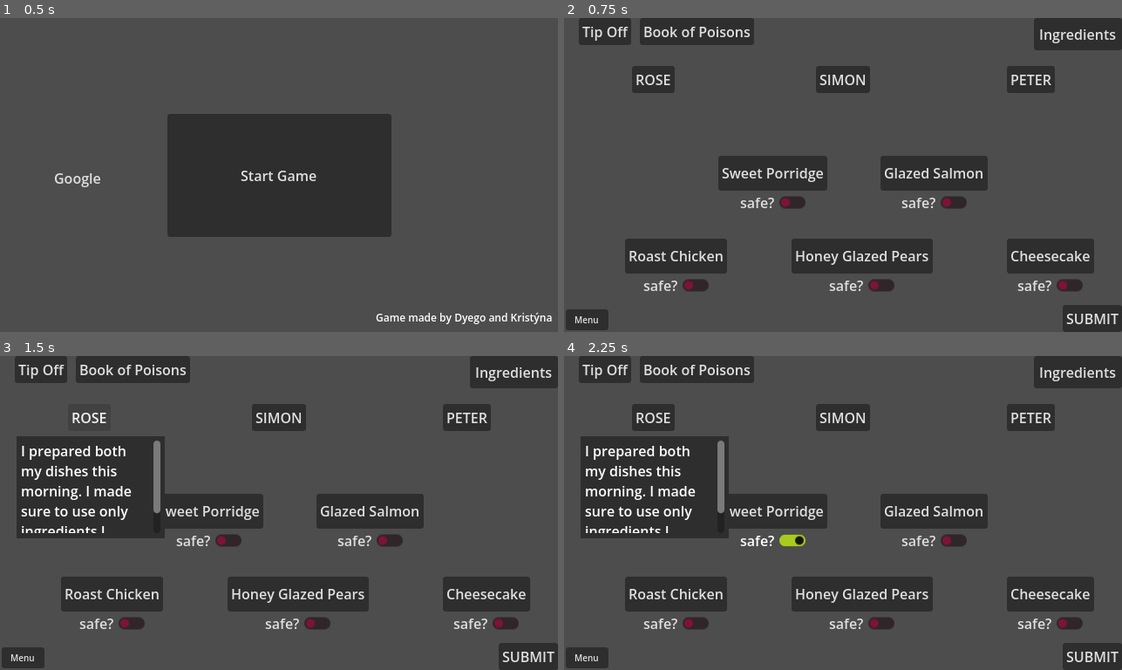
Above: before the commit, frames 1-4 (two rows, left to right).
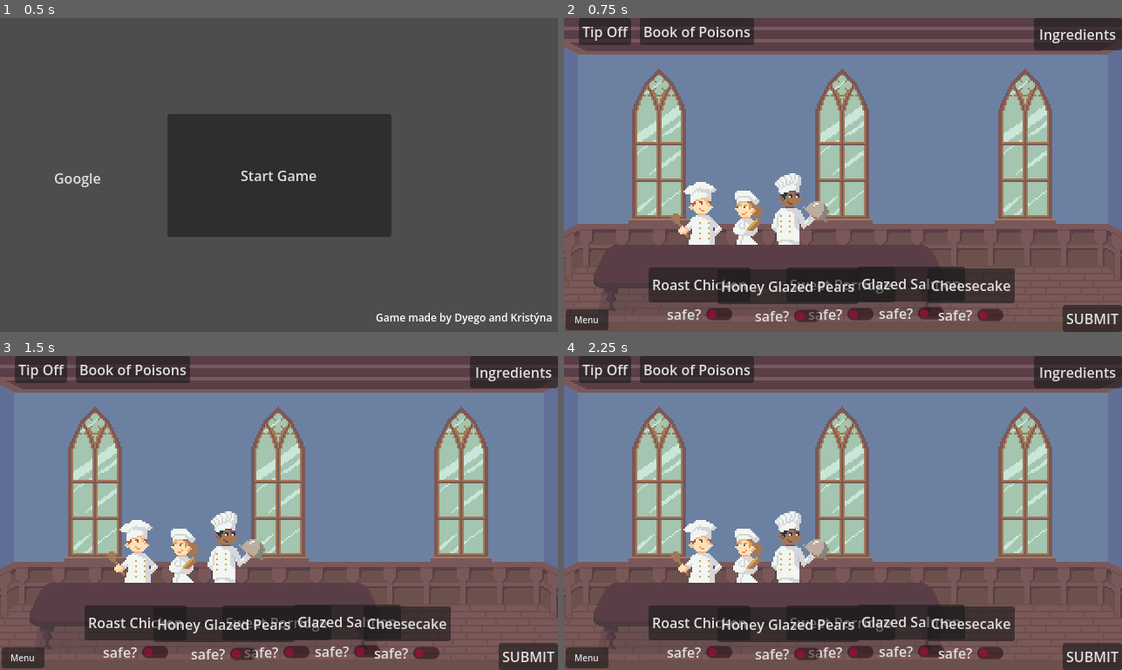
Above: after the commit, the same moments.

Repository: krstnvz/brackeys-gamejam
Game: Godot game, scene res://scenes/game/root.tscn
Two runs of this game, one before a commit and one after it. Both use one fixed random seed, a clock stepped at 60 frames per second and the inputs below.
Inputs (mouse positions are in pixels of both pictures, inside the frame that each line leads up to):
- Up to frame 1 (0.5 s): no input
- Up to frame 2 (0.75 s): click "Start Game" at 0.5 s
- Up to frame 3 (1.5 s): click (89, 418) at 1.25 s, where only the run before the commit has a clickable "ROSE"
- Up to frame 4 (2.25 s): click (798, 547) at 2.02 s

Frame 1 is identical in both runs. In frame 2, 85% of the frame differs, in the area x 0-100%, y 2-100%; in frame 3, 85%; in frame 4, 85%.

Commit message:
feat: add cooker's assets and background

Diff:
--- a/cooks/peter.tres
+++ b/cooks/peter.tres
@@ -1,9 +1,22 @@
 [gd_resource type="Resource" script_class="CookData" format=3 uid="uid://cgweu5mb0amv6"]
 
 [ext_resource type="Script" uid="uid://bga07nfiordvr" path="res://scripts/cooks/cook_data.gd" id="1_4hc0y"]
+[ext_resource type="Texture2D" uid="uid://1bqsoa6rtxjv" path="res://sprites/peter.png" id="1_syy0o"]
+
+[sub_resource type="AtlasTexture" id="AtlasTexture_3rvul"]
+resource_local_to_scene = true
+atlas = ExtResource("1_syy0o")
+region = Rect2(31, 0, 31, 37)
+
+[sub_resource type="AtlasTexture" id="AtlasTexture_e2ff8"]
+resource_local_to_scene = true
+atlas = ExtResource("1_syy0o")
+region = Rect2(0, 0, 31, 37)
 
 [resource]
 script = ExtResource("1_4hc0y")
 cook = 2
 statement = "Last night, I opened the last remaining package of eggs to prepare the cheesecake. There have been no new deliveries since."
+normal = SubResource("AtlasTexture_e2ff8")
+hightlight = SubResource("AtlasTexture_3rvul")
 metadata/_custom_type_script = "uid://bga07nfiordvr"
--- a/cooks/rose.tres
+++ b/cooks/rose.tres
@@ -1,8 +1,19 @@
 [gd_resource type="Resource" script_class="CookData" format=3 uid="uid://cmd7y583cyq1w"]
 
 [ext_resource type="Script" uid="uid://bga07nfiordvr" path="res://scripts/cooks/cook_data.gd" id="1_mj3sb"]
+[ext_resource type="Texture2D" uid="uid://dcrblg5xh3rrd" path="res://sprites/rose.png" id="1_wwv8s"]
+
+[sub_resource type="AtlasTexture" id="AtlasTexture_6rcen"]
+atlas = ExtResource("1_wwv8s")
+region = Rect2(19, 0, 19, 32)
+
+[sub_resource type="AtlasTexture" id="AtlasTexture_yh7dn"]
+atlas = ExtResource("1_wwv8s")
+region = Rect2(0, 0, 19, 32)
 
 [resource]
 script = ExtResource("1_mj3sb")
 statement = "I prepared both my dishes this morning. I made sure to use only ingredients I opened myself."
+normal = SubResource("AtlasTexture_yh7dn")
+hightlight = SubResource("AtlasTexture_6rcen")
 metadata/_custom_type_script = "uid://bga07nfiordvr"
--- a/cooks/simon.tres
+++ b/cooks/simon.tres
@@ -1,9 +1,20 @@
 [gd_resource type="Resource" script_class="CookData" format=3 uid="uid://dnmrawhs2simj"]
 
 [ext_resource type="Script" uid="uid://bga07nfiordvr" path="res://scripts/cooks/cook_data.gd" id="1_8woyn"]
+[ext_resource type="Texture2D" uid="uid://i118rkoynqja" path="res://sprites/simon.png" id="1_afm0h"]
+
+[sub_resource type="AtlasTexture" id="AtlasTexture_6gsus"]
+atlas = ExtResource("1_afm0h")
+region = Rect2(35, 0, 35, 42)
+
+[sub_resource type="AtlasTexture" id="AtlasTexture_t4r8l"]
+atlas = ExtResource("1_afm0h")
+region = Rect2(0, 0, 35, 42)
 
 [resource]
 script = ExtResource("1_8woyn")
 cook = 1
 statement = "I started cooking after Rose finished and used open ingredients. I tasted all components of my dishes as I prepared them."
+normal = SubResource("AtlasTexture_t4r8l")
+hightlight = SubResource("AtlasTexture_6gsus")
 metadata/_custom_type_script = "uid://bga07nfiordvr"
--- a/scenes/components/Cook.tscn
+++ b/scenes/components/Cook.tscn
@@ -3,10 +3,11 @@
 [ext_resource type="Script" uid="uid://cp1u3td3cmytw" path="res://scripts/cooks/cook.gd" id="1_n2yfk"]
 [ext_resource type="Resource" uid="uid://cmd7y583cyq1w" path="res://cooks/rose.tres" id="2_jvs2t"]
 
-[node name="CookButton" type="Button" unique_id=932202432]
-offset_right = 8.0
-offset_bottom = 8.0
-text = "Cook"
+[node name="CookButton" type="TextureButton" unique_id=1168269928]
+texture_filter = 1
+offset_right = 31.0
+offset_bottom = 28.0
+scale = Vector2(2, 2)
 script = ExtResource("1_n2yfk")
 cook_data = ExtResource("2_jvs2t")
 
--- a/scenes/game/main_game.tscn
+++ b/scenes/game/main_game.tscn
@@ -1,6 +1,7 @@
 [gd_scene format=3 uid="uid://b1drsx2rxbw5b"]
 
 [ext_resource type="Script" uid="uid://bp0dknngb756j" path="res://scripts/game_manager.gd" id="1_cn0rj"]
+[ext_resource type="Texture2D" uid="uid://4380ny5wug66" path="res://sprites/background.png" id="2_eixuh"]
 [ext_resource type="PackedScene" uid="uid://bv2owiajweq0r" path="res://scenes/components/Dish.tscn" id="2_xgagw"]
 [ext_resource type="Resource" uid="uid://b61cj1umiow24" path="res://dishes/glazed_salmon.tres" id="3_eixuh"]
 [ext_resource type="Resource" uid="uid://b5j3dxsi5ixmf" path="res://dishes/roast_chicken.tres" id="4_v72ow"]
@@ -8,69 +9,86 @@
 [ext_resource type="Resource" uid="uid://56cna5mxbnma" path="res://dishes/cheesecake.tres" id="6_stils"]
 [ext_resource type="PackedScene" uid="uid://rob1bfdbg0mr" path="res://scenes/components/Cook.tscn" id="7_mssxc"]
 [ext_resource type="Resource" uid="uid://dnmrawhs2simj" path="res://cooks/simon.tres" id="8_dp4e7"]
+[ext_resource type="Texture2D" uid="uid://b4su2hogptwkk" path="res://sprites/rose_atlas.tres" id="9_v72ow"]
 [ext_resource type="Resource" uid="uid://cgweu5mb0amv6" path="res://cooks/peter.tres" id="9_wyrr4"]
+[ext_resource type="Texture2D" uid="uid://dd30ny51tit0s" path="res://sprites/simon_atlas.tres" id="10_ccb4r"]
 [ext_resource type="Script" uid="uid://jhes5jx3ht77" path="res://scripts/overlay_visibility.gd" id="10_jka6k"]
 [ext_resource type="Script" uid="uid://bl7126h1hxp4c" path="res://scripts/ingredients/ingredient_list.gd" id="11_refti"]
 [ext_resource type="PackedScene" uid="uid://62xkmihlpayo" path="res://scenes/components/IngredientButton.tscn" id="12_f03l8"]
+[ext_resource type="Texture2D" uid="uid://1bqsoa6rtxjv" path="res://sprites/peter.png" id="12_stils"]
 [ext_resource type="Script" uid="uid://rohhvs6o5y5k" path="res://scripts/cooks/cook_statement.gd" id="13_20abi"]
 [ext_resource type="Resource" uid="uid://cmd7y583cyq1w" path="res://cooks/rose.tres" id="14_h2va7"]
+
+[sub_resource type="AtlasTexture" id="AtlasTexture_ccb4r"]
+resource_local_to_scene = true
+atlas = ExtResource("12_stils")
+region = Rect2(0, 0, 31, 37)
 
 [node name="Main" type="Node" unique_id=447475477 node_paths=PackedStringArray("dishes")]
 script = ExtResource("1_cn0rj")
 dishes = [NodePath("DishButton1"), NodePath("DishButton2"), NodePath("DishButton3"), NodePath("DishButton4"), NodePath("DishButton5")]
 
+[node name="TextureRect" type="TextureRect" parent="." unique_id=1740705326]
+texture_filter = 1
+offset_right = 640.0
+offset_bottom = 360.0
+texture = ExtResource("2_eixuh")
+
 [node name="DishButton1" parent="." unique_id=415389592 instance=ExtResource("2_xgagw")]
-offset_left = 177.0
-offset_top = 158.0
-offset_right = 220.0
-offset_bottom = 198.0
+offset_left = 255.0
+offset_top = 286.0
+offset_right = 298.0
+offset_bottom = 326.0
 
 [node name="DishButton2" parent="." unique_id=1160370312 instance=ExtResource("2_xgagw")]
-offset_left = 363.0
-offset_top = 158.0
-offset_right = 406.0
-offset_bottom = 198.0
+offset_left = 337.0
+offset_top = 285.0
+offset_right = 380.0
+offset_bottom = 325.0
 dish = ExtResource("3_eixuh")
 
 [node name="DishButton3" parent="." unique_id=1980203305 instance=ExtResource("2_xgagw")]
-offset_left = 70.0
-offset_top = 253.0
-offset_right = 113.0
-offset_bottom = 293.0
+offset_left = 97.0
+offset_top = 286.0
+offset_right = 140.0
+offset_bottom = 326.0
 dish = ExtResource("4_v72ow")
 
 [node name="DishButton4" parent="." unique_id=731125659 instance=ExtResource("2_xgagw")]
-offset_left = 261.0
-offset_top = 253.0
-offset_right = 304.0
-offset_bottom = 293.0
+offset_left = 176.0
+offset_top = 288.0
+offset_right = 219.0
+offset_bottom = 328.0
 dish = ExtResource("5_ccb4r")
 
 [node name="DishButton5" parent="." unique_id=1334535440 instance=ExtResource("2_xgagw")]
-offset_left = 508.0
-offset_top = 253.0
-offset_right = 551.0
-offset_bottom = 293.0
+offset_left = 417.0
+offset_top = 287.0
+offset_right = 460.0
+offset_bottom = 327.0
 dish = ExtResource("6_stils")
 
-[node name="CookButton1" parent="." unique_id=932202432 instance=ExtResource("7_mssxc")]
-offset_left = 78.0
-offset_top = 55.0
-offset_right = 125.0
-offset_bottom = 86.0
-
-[node name="CookButton2" parent="." unique_id=848693386 instance=ExtResource("7_mssxc")]
-offset_left = 289.0
-offset_top = 55.0
-offset_right = 336.0
-offset_bottom = 86.0
+[node name="Simon" parent="." unique_id=848693386 instance=ExtResource("7_mssxc")]
+offset_left = 236.0
+offset_top = 176.0
+offset_right = 271.0
+offset_bottom = 218.0
+texture_normal = ExtResource("10_ccb4r")
 cook_data = ExtResource("8_dp4e7")
 
-[node name="CookButton3" parent="." unique_id=1838810257 instance=ExtResource("7_mssxc")]
-offset_left = 508.0
-offset_top = 55.0
-offset_right = 555.0
-offset_bottom = 86.0
+[node name="Rose" parent="." unique_id=932202432 instance=ExtResource("7_mssxc")]
+offset_left = 192.0
+offset_top = 196.0
+offset_right = 211.0
+offset_bottom = 228.0
+texture_normal = ExtResource("9_v72ow")
+
+[node name="Peter" parent="." unique_id=1838810257 instance=ExtResource("7_mssxc")]
+offset_left = 121.0
+offset_top = 186.0
+offset_right = 152.0
+offset_bottom = 223.0
+texture_normal = SubResource("AtlasTexture_ccb4r")
 cook_data = ExtResource("9_wyrr4")
 
 [node name="SubmitButton" type="Button" parent="." unique_id=1139052228]
@@ -323,9 +341,9 @@
 [connection signal="refresh_ingredients" from="DishButton3" to="Overlays/IngredientsOverlay/ScrollContainer/VBoxContainer" method="_on_dish_button_refresh_ingredients"]
 [connection signal="refresh_ingredients" from="DishButton4" to="Overlays/IngredientsOverlay/ScrollContainer/VBoxContainer" method="_on_dish_button_refresh_ingredients"]
 [connection signal="refresh_ingredients" from="DishButton5" to="Overlays/IngredientsOverlay/ScrollContainer/VBoxContainer" method="_on_dish_button_refresh_ingredients"]
-[connection signal="button_up" from="CookButton1" to="Overlays/Cook1Overlay" method="_on_visibility_button_up"]
-[connection signal="button_up" from="CookButton2" to="Overlays/Cook2Overlay" method="_on_visibility_button_up"]
-[connection signal="button_up" from="CookButton3" to="Overlays/Cook3Overlay" method="_on_visibility_button_up"]
+[connection signal="button_up" from="Simon" to="Overlays/Cook2Overlay" method="_on_visibility_button_up"]
+[connection signal="button_up" from="Rose" to="Overlays/Cook1Overlay" method="_on_visibility_button_up"]
+[connection signal="button_up" from="Peter" to="Overlays/Cook3Overlay" method="_on_visibility_button_up"]
 [connection signal="button_up" from="SubmitButton" to="." method="_on_submit_button_button_up"]
 [connection signal="button_up" from="BookButton" to="Overlays/BookOverlay" method="_on_visibility_button_up"]
 [connection signal="button_up" from="TipOffButton" to="Overlays/TipOffOverlay" method="_on_visibility_button_up"]
--- a/scripts/cooks/cook.gd
+++ b/scripts/cooks/cook.gd
@@ -1,9 +1,20 @@
-extends Button
+extends TextureButton
 
 @export var cook_data: CookData = null
 
 func _ready() -> void:
-	text = CookData.Cooks.keys()[cook_data.cook]
+	#text = CookData.Cooks.keys()[cook_data.cook]
+	self.texture_normal = cook_data.normal
+	self.texture_hover = cook_data.hightlight
+
+	# Get the image from the texture normal
+	var image = texture_normal.get_image()
+	# Create the BitMap
+	var bitmap = BitMap.new()
+	# Fill it from the image alpha
+	bitmap.create_from_image_alpha(image)
+	# Assign it to the mask
+	texture_click_mask = bitmap
 
 func _on_button_up() -> void:
 	print("\n" + CookData.Cooks.keys()[cook_data.cook] + ": " + cook_data.statement)
--- a/scripts/cooks/cook_data.gd
+++ b/scripts/cooks/cook_data.gd
@@ -5,3 +5,5 @@
 
 @export var cook: Cooks = 0
 @export var statement: String = ""
+@export var normal: AtlasTexture
+@export var hightlight: AtlasTexture
--- /dev/null
+++ b/sprites/peter_atlas.tres
@@ -0,0 +1,8 @@
+[gd_resource type="AtlasTexture" format=3 uid="uid://dwpk6wiprknwt"]
+
+[ext_resource type="Texture2D" uid="uid://1bqsoa6rtxjv" path="res://sprites/peter.png" id="1_yl1qy"]
+
+[resource]
+resource_local_to_scene = true
+atlas = ExtResource("1_yl1qy")
+region = Rect2(0, 0, 31, 37)
--- /dev/null
+++ b/sprites/rose_atlas.tres
@@ -0,0 +1,7 @@
+[gd_resource type="AtlasTexture" format=3 uid="uid://b4su2hogptwkk"]
+
+[ext_resource type="Texture2D" uid="uid://dcrblg5xh3rrd" path="res://sprites/rose.png" id="1_5a3i2"]
+
+[resource]
+atlas = ExtResource("1_5a3i2")
+region = Rect2(0, 0, 19, 32)
--- /dev/null
+++ b/sprites/simon_atlas.tres
@@ -0,0 +1,7 @@
+[gd_resource type="AtlasTexture" format=3 uid="uid://dd30ny51tit0s"]
+
+[ext_resource type="Texture2D" uid="uid://i118rkoynqja" path="res://sprites/simon.png" id="1_rqu4y"]
+
+[resource]
+atlas = ExtResource("1_rqu4y")
+region = Rect2(0, 0, 35, 42)
